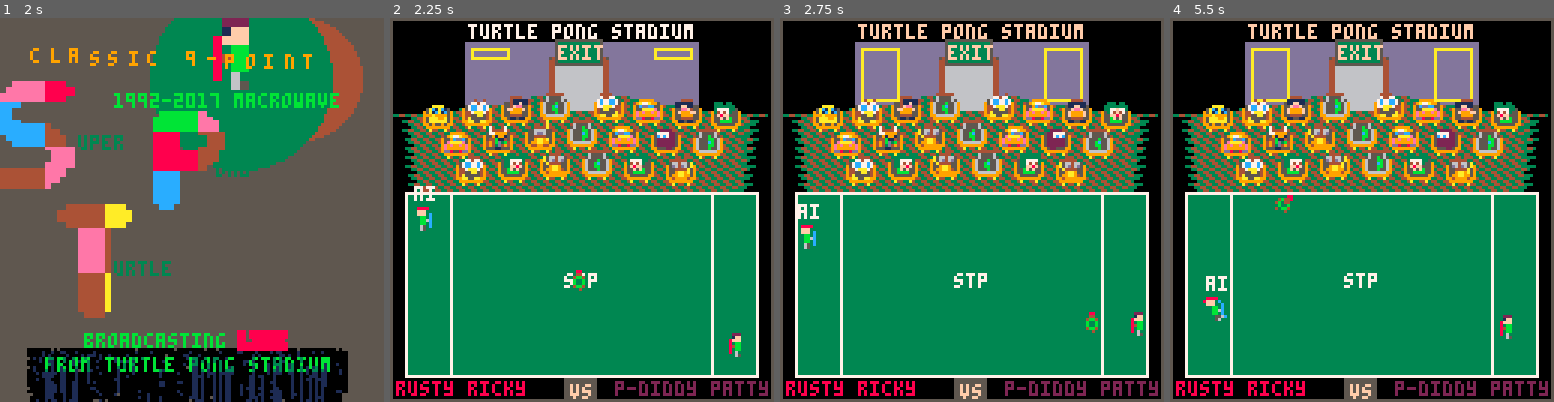
Above: before the commit, frames 1-4 (left to right).
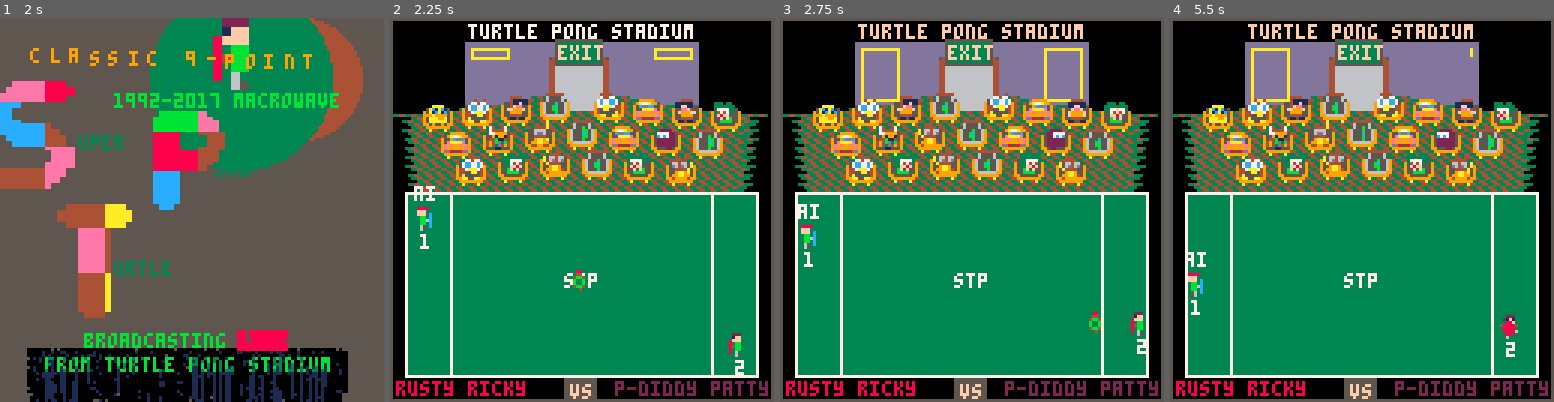
Above: after the commit, the same moments.

Repository: topromulan/STP4
Game: PICO-8 cartridge stp4.p8
The game is run twice, just before and just after one commit, with the same random seed, the same clock (stepped at 60 frames per second) and the same inputs.
Inputs:
- Up to frame 1 (2 s): tap X (X key) at 0.33, 1.07, 1.85 s; tap O (Z key) at 0.7, 1.7 s; hold Right from 1.6 s (still down)
- Up to frame 2 (2.25 s): release Right at 2.1 s; tap O (Z key) at 2.1 s; hold Up from 2.15 s (still down)
- Up to frame 3 (2.75 s): release Up at 2.42 s; hold Right from 2.47 s (still down); tap O (Z key) at 2.5 s
- Up to frame 4 (5.5 s): tap O (Z key) every 0.4 s from 2.9 to 5.3 s; tap X (X key) at 2.97, 4.08, 5.2 s; release Right at 3.03 s; hold Left 3.08-3.58 s; hold Down 3.63-3.97 s; hold Right 4.02-4.68 s; hold Up 4.73-5.03 s; hold Left from 5.08 s (still down)

Frame 1 is identical in both runs. In frame 2, 0.1% of the frame differs, in the area x 7-93%, y 56-93%; in frame 3, 0.3%; in frame 4, 1.8%, in the area x 4-91%, y 7-89%.

Commit message:
reduce max serve power. fix bug in distance and moving calculations

Diff:
--- a/stp4.p8
+++ b/stp4.p8
@@ -465,7 +465,7 @@
    --let it fly
    holding[num]=false
    winding_uppage[num]=false
-   oddball_dx=-1*(-3+2*num)*(1+rnd(0.5)+serve_powers[num]/10)
+   oddball_dx=-1*(-3+2*num)*(1+rnd(0.5)+serve_powers[num]/15)
    oddball_dy=0.1-rnd(0.2)
    --oddball_dx*=0.55 --for serve testing
    oddball_dx+=(0.1+rnd(0.1))*playersdx[num]
@@ -485,8 +485,6 @@
 
    sfx(1+num) sfx(4,3)
    if(music_lover and not (ai[1] and ai[2])) play_song()
---   if(music_lover) play_song()
---    printh("hold".."a".."few".."tokens".."for".."me")
   end
  else
   --dancing?
@@ -596,9 +594,9 @@
    if(rnd()<playersdx[p]) playersdx[p]*=-1
   end
 
-  threshold=0.25 if(p==2) threshold=0.005
-  if(playersdx[p]<threshold and playersdx[p]>-1*threshold
-    and playersdy[p]<threshold and playersdy[p]>-1*threshold) then
+  threshold=0.25
+  if(abs(playersdx[p])<threshold
+    and abs(playersdy[p])<threshold) then
    players[p].moving=false
    playersdx[p]=0
    playersdy[p]=0
@@ -653,7 +651,6 @@
  highspeed=4.2
 
  force_multiplier=-1*(1.05-lead/75)
- printh(" fm="..force_multiplier.."  "..cycles.."  odx="..oddball_dx)
 
  if(abs(adjustedx-shieldx)<3) then
   --check for paddle impact
@@ -693,7 +690,6 @@
     oddball_dx+=(0.05+rnd(0.05))*playersdx[approaching_player]
    end
    if(abs(lead)>3) lowspeed*=0.75
-   printh(lowspeed)
    if(abs(oddball_dx)<lowspeed) oddball_dx=lowspeed*(oddball_dx/abs(oddball_dx))
    if(abs(oddball_dx)>highspeed) oddball_dx=highspeed*(oddball_dx/abs(oddball_dx))
    oddball_dy+=0.45*playersdy[approaching_player]
@@ -880,6 +876,7 @@
  spr(players[num].sprite,playersx[num],playersy[num])
  if(ai[num]) print("ai",playersx[num]+1,playersy[num]-7,7)
 
+ print(num,playersx[num]+3,playersy[num]+9,7)
 
 end
 
@@ -1239,7 +1236,7 @@
  end
 
  --this makes the ai somewhat smoother. maybe? xxx
- if(players[p]) then
+ if(players[p] and p==1) then
   if(js[p].l and js[p].r) then
    if(js[p].l>js[p].r) js[p].r=nil else js[p].l=nil
   end
@@ -1265,7 +1262,7 @@
 function ai_control(p)
  midfield=0.5*(stadium_field_top+stadium_field_bottom)-11+rnd(9)
  if(p==1) midzone=stadium_field_left+4 else midzone=stadium_field_right-10
- distance=abs(playersx[p]-oddball_x) if(p==2) distance-=4
+ distance=abs(playersx[p]-oddball_x) if(p==2) distance-=8
  if(p==2) distance+=3 else distance-=4
  slope={oddball_dy*(0.95+rnd(0.04)),oddball_dx*(0.9+rnd(0.09))}
  slope.a=slope[1]/slope[2]
